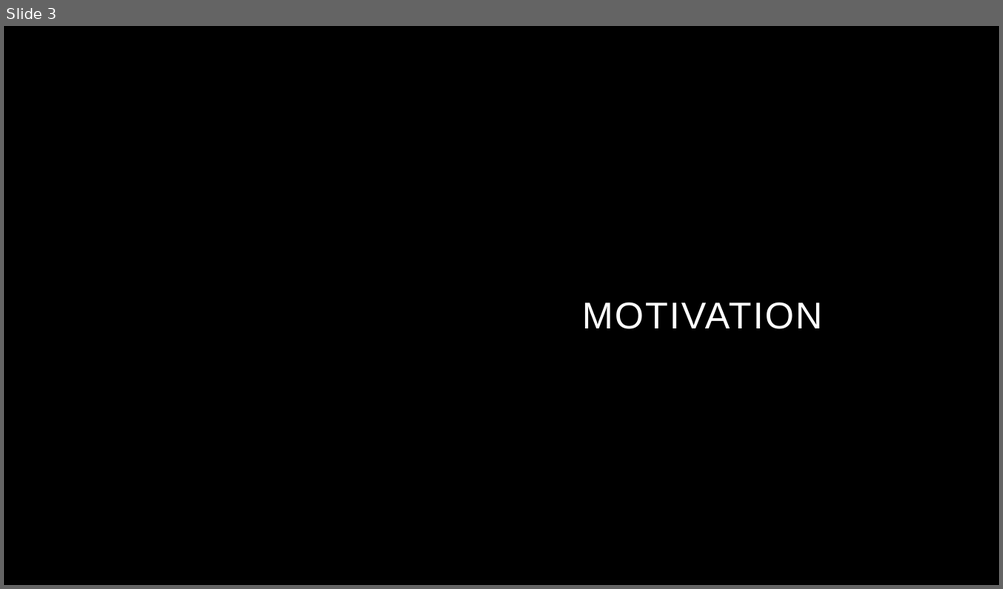
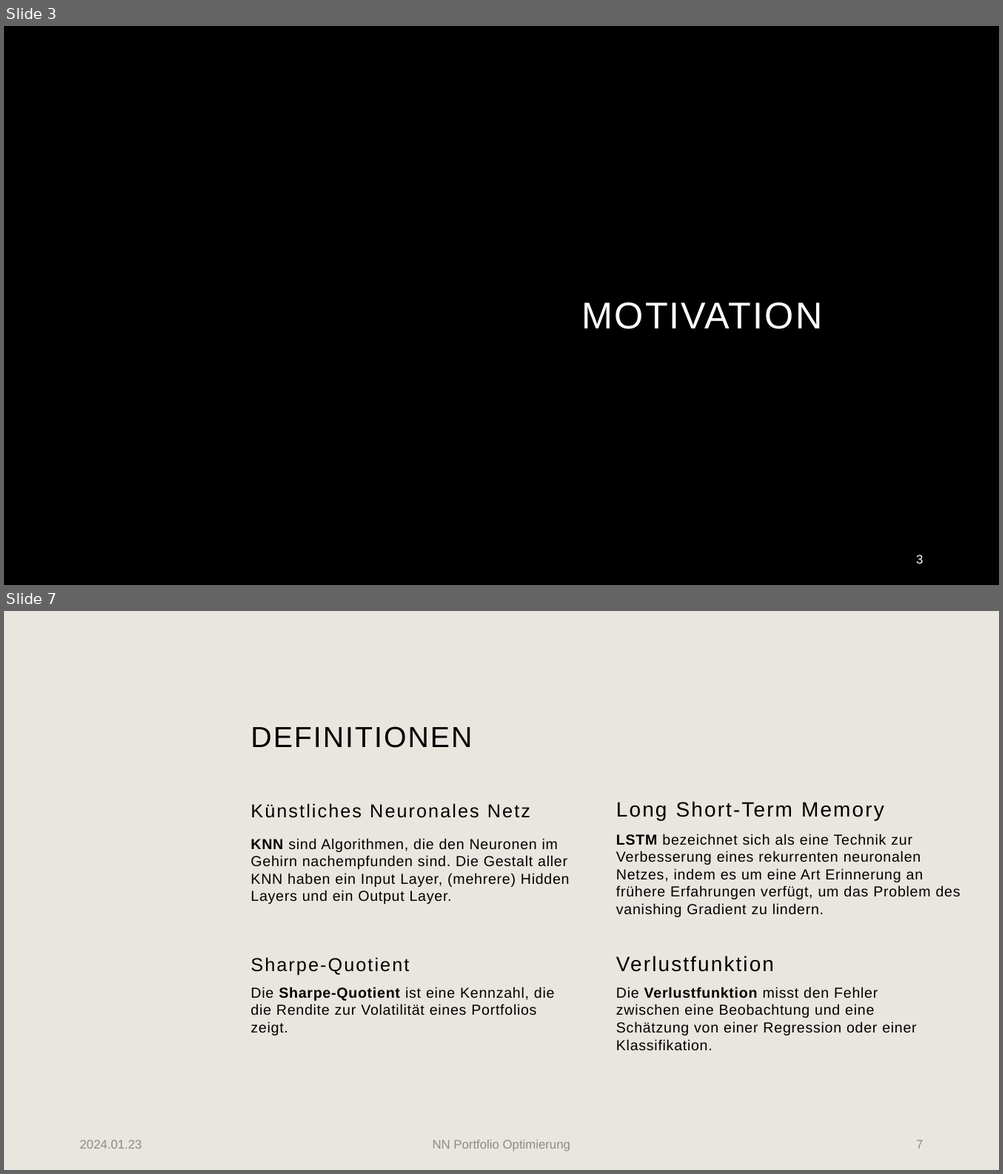
Before and after one commit to p-spohr/NN-Portfolio-Optimizer, a slide deck: Präsentation/pspohr - SLIFI Abschlusspräsentation 23Jan2024.pptx. Shown one above the other, each under a label of ours: slide 3 before the commit, slides 3 and 7 after it; the slides between them are not shown. The pictures are 1003x589 and 1003x1174 pixels, drawn with LibreOffice and Linux fonts; fonts in the diff are those of the drawing; background and template pictures are left out. Boxes give left, top, right and bottom in pixels: in the first picture for what was removed or moved away, otherwise in the second. Text is boxed around its words. In the diff, an @@ line names an element or a change of style, - is before the commit and + after.

```diff
--- a/Präsentation/pspohr - SLIFI Abschlusspräsentation 23Jan2024.pptx
+++ b/Präsentation/pspohr - SLIFI Abschlusspräsentation 23Jan2024.pptx
@@ slide 7 added at (4, 611, 999, 1170), background #E9E6DF @@
@@ title added at (250, 726, 472, 748), 28 pt, text #000000 @@
+DEFINITIONEN
@@ text added at (250, 803, 530, 818), 18 pt, text #000000 @@
+Künstliches Neuronales Netz
@@ text added at (616, 801, 884, 820), 20 pt, text #000000 @@
+Long Short-Term Memory
@@ text added at (250, 838, 569, 904), 14 pt, text #000000 @@
+KNN sind Algorithmen, die den Neuronen im Gehirn nachempfunden sind. Die Gestalt aller KNN haben ein Input Layer, (mehrere) Hidden Layers und ein Output Layer.
@@ text added at (616, 834, 960, 917), 14 pt, text #000000 @@
+LSTM bezeichnet sich als eine Technik zur Verbesserung eines rekurrenten neuronalen Netzes, indem es um eine Art Erinnerung an frühere Erfahrungen verfügt, um das Problem des vanishing Gradient zu lindern.
@@ text added at (250, 957, 409, 976), 18 pt, text #000000 @@
+Sharpe-Quotient
@@ text added at (616, 956, 774, 972), 20 pt, text #000000 @@
+Verlustfunktion
@@ text added at (250, 987, 555, 1036), 14 pt, text #000000 @@
+Die Sharpe-Quotient ist eine Kennzahl, die die Rendite zur Volatilität eines Portfolios zeigt.
@@ text added at (616, 987, 916, 1051), 14 pt, text #000000 @@
+Die Verlustfunktion misst den Fehler zwischen eine Beobachtung und eine Schätzung von einer Regression oder einer Klassifikation.
@@ text added at (79, 1140, 142, 1149), 12 pt, text #8C8C8C @@
+2024.01.23
@@ text added at (432, 1140, 570, 1152), 12 pt, text #8C8C8C @@
+NN Portfolio Optimierung
@@ page number added at (916, 1140, 922, 1149), 12 pt, text #8C8C8C @@
+7
@@ slide 3 changed as well @@
@@ page number added at (916, 555, 922, 564), 12 pt, text #FFFFFF @@
+3
```
Also in this commit, not shown: 11 other slides changed, 13 other slides added, 4 slides removed, 1 other file.
